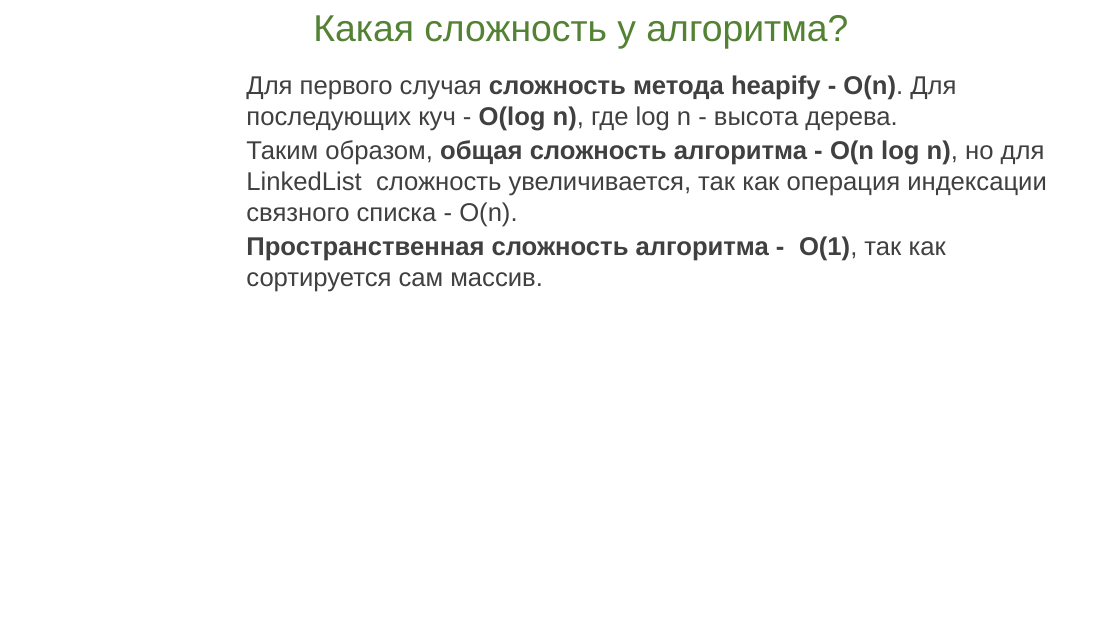
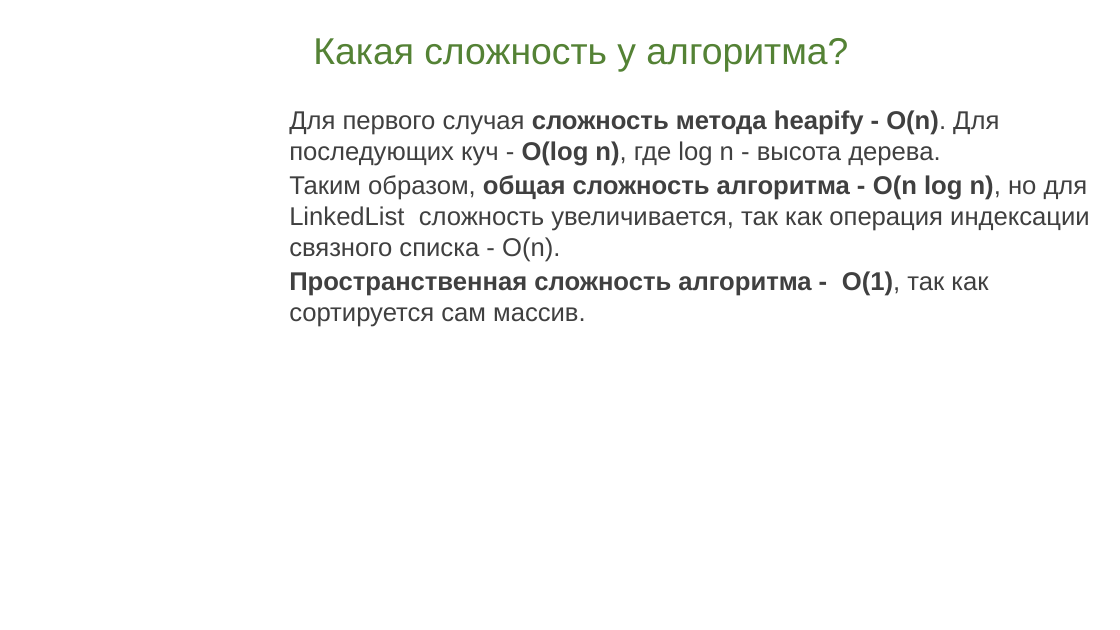
Before and after one commit to sofya-balashova/heapsort, a slide deck: slide 6 of Heapsort.pptx (slide 5 before the commit). Drawn at 1120x630 pixels with LibreOffice and Linux fonts; fonts in the diff are those of the drawing; background and template pictures are left out. Boxes give left, top, right and bottom in pixels: in the first picture for what was removed or moved away, otherwise in the second. Text is boxed around its words. In the diff, an @@ line names an element or a change of style, - is before the commit and + after.

```diff
--- a/Heapsort.pptx
+++ b/Heapsort.pptx
@@ text "Какая сложность у алгоритма?" moved from (x1=313, y1=15, x2=848, y2=49) to (x1=313, y1=38, x2=848, y2=72) @@
@@ text "Для первого случая сложность метода ..." moved from (x1=246, y1=75, x2=1046, y2=292) to (x1=289, y1=110, x2=1089, y2=327) @@
```
Also in this commit, not shown: 7 other slides changed, 1 slide added.
